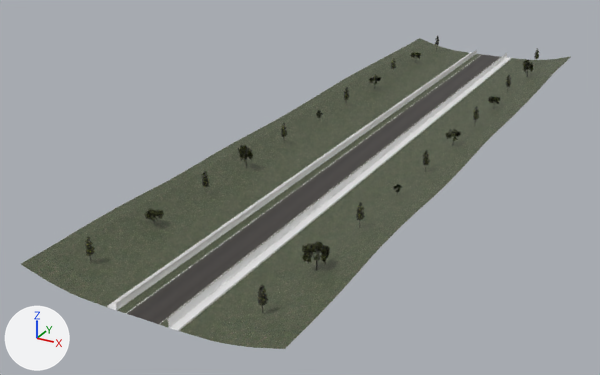
Two versions of the OBJ model DX12App/Models/R-2-2-A.obj, one commit apart.
Rendered twice from a 50 mm camera at (1229.0, -2898.0, 1163.0) aimed at (-233.0, -240.0, -166.0). Lighting does not change. The marker at lower left points along +X, +Y and +Z. Where no turn or scale is listed for an object, it has been applied to the vertices.

The first picture shows 'Grass_Grass.007', 'Road_Road.007', 'Track_Track.019', 'Trees_Tree-B-04.004', 'Wirefence_Wirefence.007'.
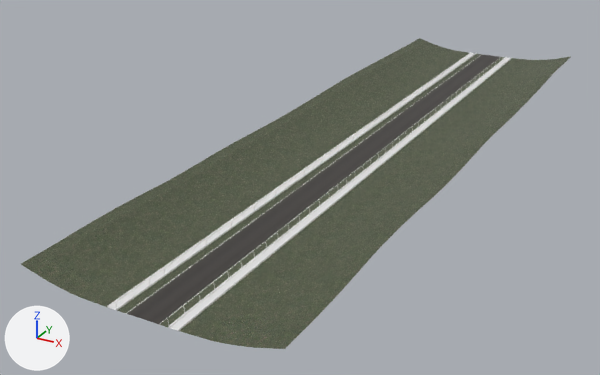
What differs and where, as boxes [x1, y1, x2, y2] in the pictures (600 x 375 px):
'Wirefence_Wirefence.007', deleted: before [117, 50, 507, 325]
'Trees_Tree-B-04.004', deleted: before [85, 35, 539, 313]

The change in detail:
Object 'Trees_Tree-B-04.004' (ob_trees_tree_b_04_004) is deleted.
Object 'Wirefence_Wirefence.007' (ob_wirefence_wirefence_007) is deleted.
